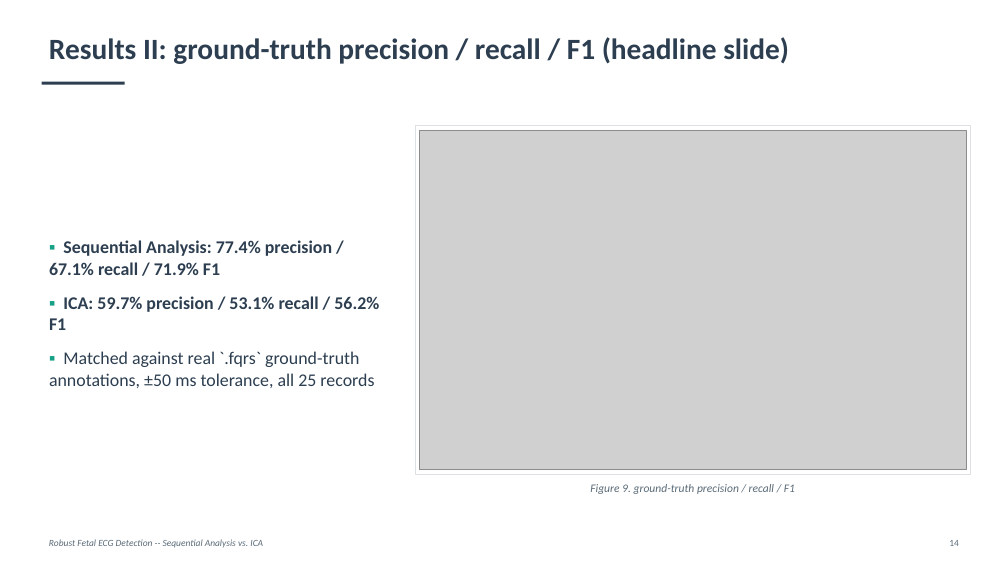
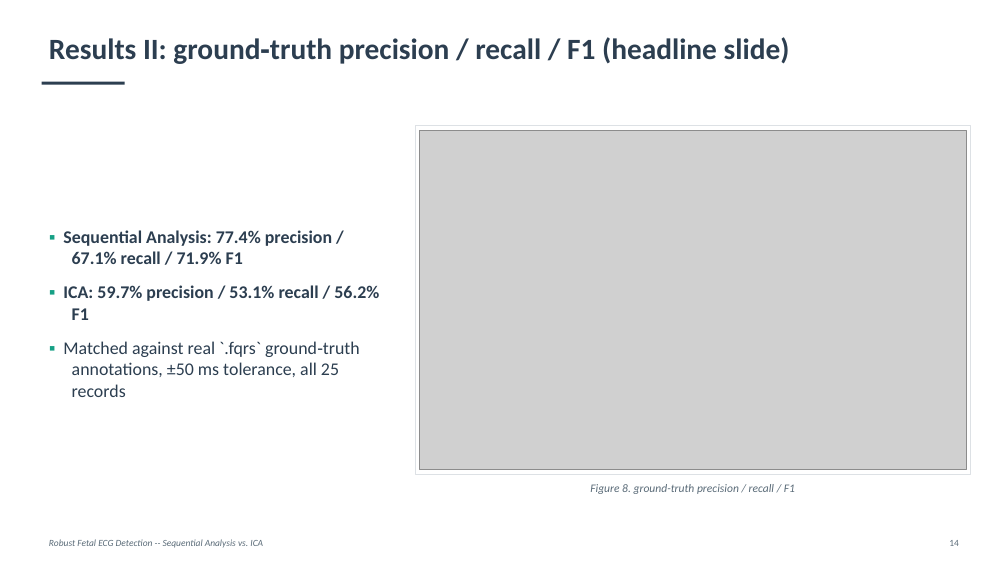
Before and after one commit to fedeceru/BSP_project, a slide deck: slide 14 of presentation/BSP_presentation.pptx. Drawn at 1008x567 pixels with LibreOffice and Linux fonts; fonts in the diff are those of the drawing; grey boxes stand for pictures. Boxes give left, top, right and bottom in pixels: in the first picture for what was removed or moved away, otherwise in the second. Text is boxed around its words. In the diff, an @@ line names an element or a change of style, - is before the commit and + after.

```diff
--- a/presentation/BSP_presentation.pptx
+++ b/presentation/BSP_presentation.pptx
@@ text at bbox=[63, 230, 379, 320]: indent changed @@
@@ text at bbox=[63, 341, 360, 397]: text changed @@
-▪ Matched against real `.fqrs` ground-truth annotations, ±50 ms tolerance, all 25 records
+▪ Matched against real `.fqrs` ground‑truth annotations, ±50 ms tolerance, all 25 records
@@ text at bbox=[590, 484, 795, 494]: text changed @@
-Figure 9. ground-truth precision / recall / F1
+Figure 8. ground-truth precision / recall / F1
```
Also in this commit, not shown: 19 other slides changed, 2 other files.
